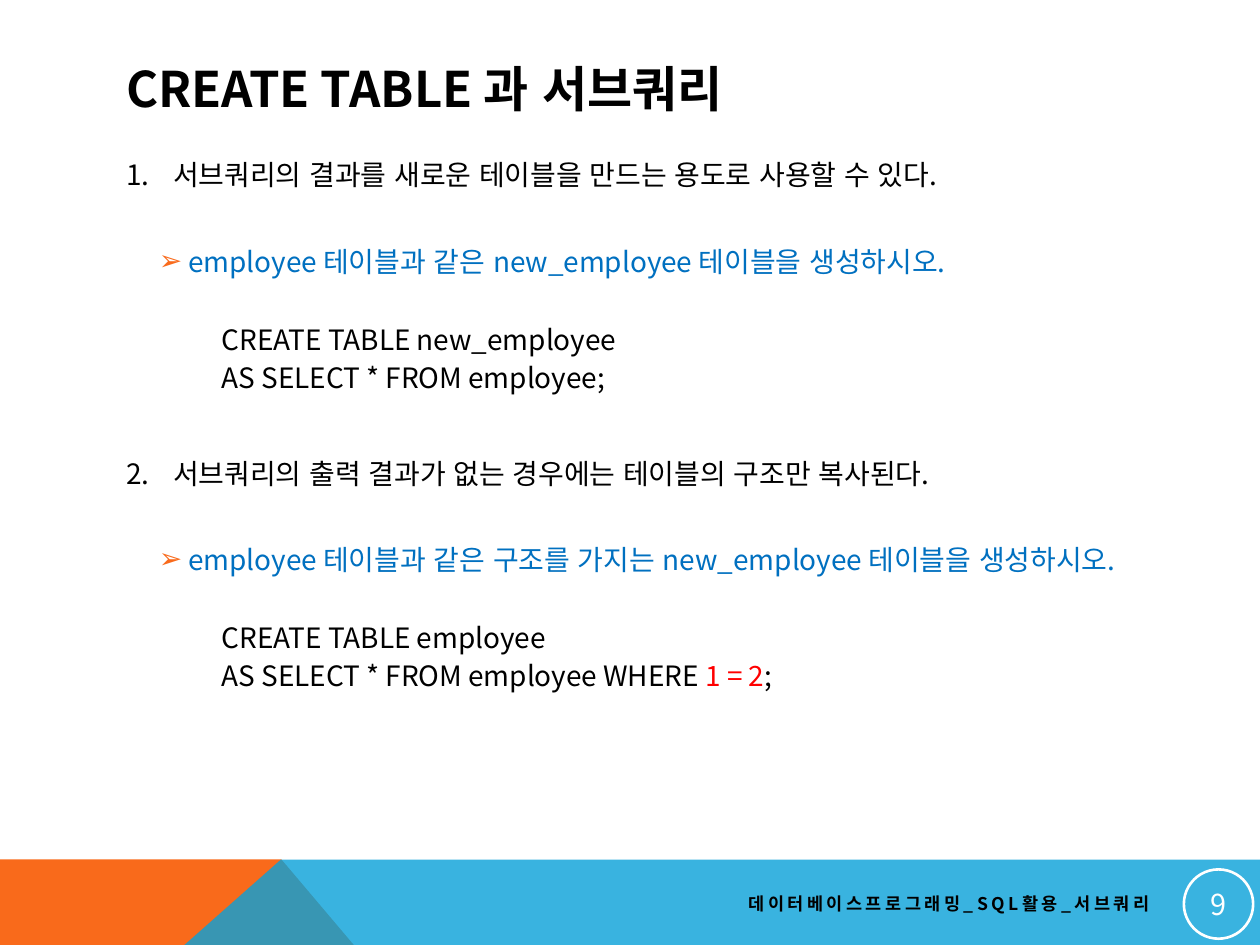
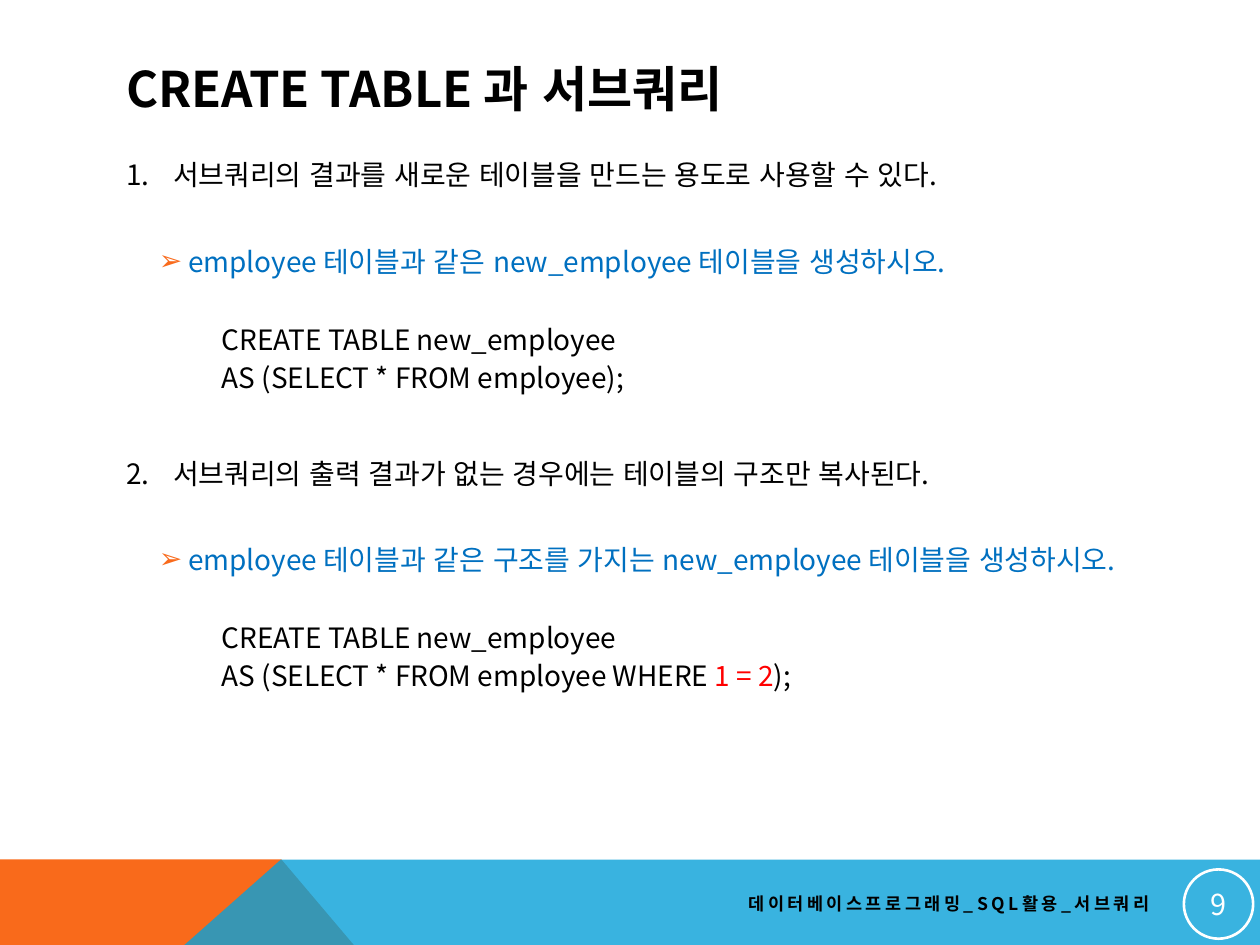
Before and after one commit to OHEJIEUN/GDJ45, a slide deck: slide 9 of dbstudy/OraclePPT/17. 고급 SQL 작성하기_서브쿼리.pptx. Drawn at 1260x945 pixels with LibreOffice and Linux fonts; fonts in the diff are those of the drawing. Boxes give left, top, right and bottom in pixels: in the first picture for what was removed or moved away, otherwise in the second. Text is boxed around its words. In the diff, an @@ line names an element or a change of style, - is before the commit and + after.

```diff
--- a/dbstudy/OraclePPT/17. 고급 SQL 작성하기_서브쿼리.pptx
+++ b/dbstudy/OraclePPT/17. 고급 SQL 작성하기_서브쿼리.pptx
@@ text at [222, 365, 624, 395]: text changed @@
-        AS SELECT * FROM employee;
+        AS (SELECT * FROM employee);
@@ text at [222, 625, 791, 693]: text changed @@
-        CREATE TABLE employee
-        AS SELECT * FROM employee WHERE 1 = 2;
+        CREATE TABLE new_employee
+        AS (SELECT * FROM employee WHERE 1 = 2);
```
Also in this commit, not shown: 1 other slide changed, 3 other files.
